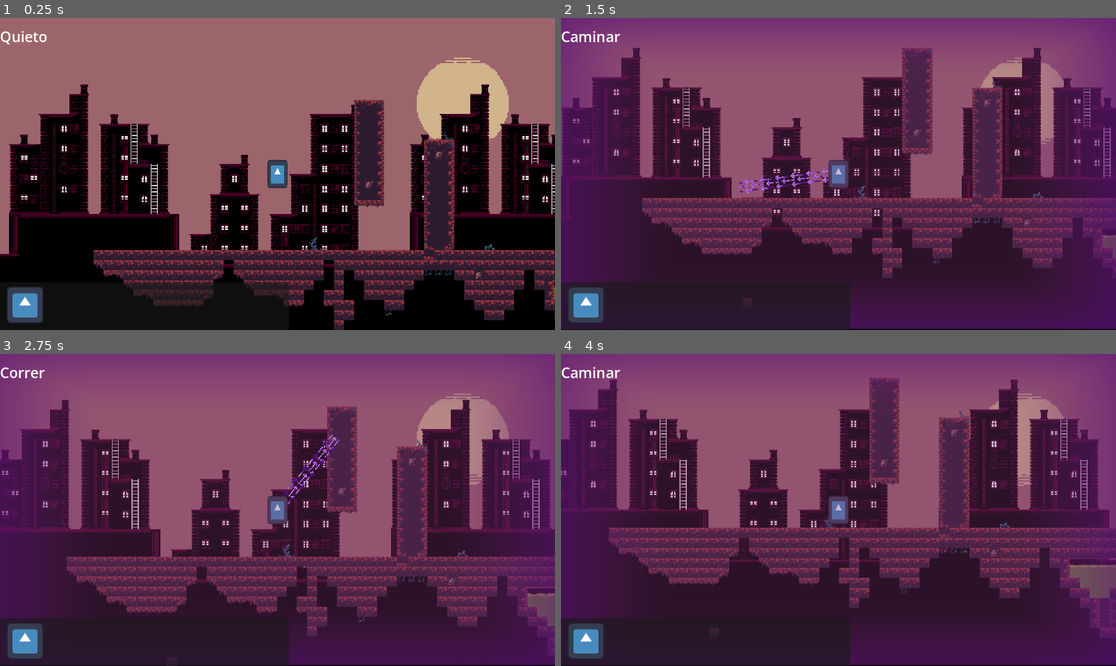
Above: before the commit, frames 1-4 (two rows, left to right).
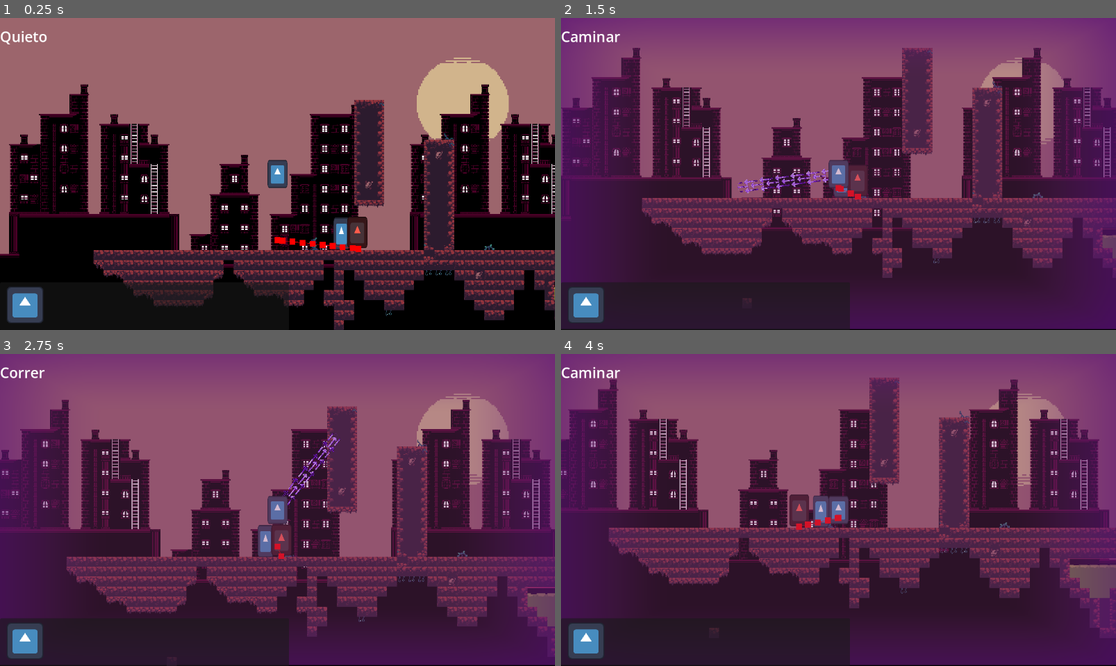
Above: after the commit, the same moments.

Repository: Proyecto-Carpincho/Proyecto-Carpincho
Game: Godot game, scene res://Scenes/main.tscn
The game is run twice, just before and just after one commit, with the same random seed, the same clock (stepped at 60 frames per second) and the same inputs. The engine's default icon, where the game draws it, is replaced by a stand-in: a white triangle on a blue panel in a dark square.
Inputs (mouse positions are in pixels of both pictures, inside the frame that each line leads up to):
- Up to frame 1 (0.25 s): no input
- Up to frame 2 (1.5 s): move the mouse to (960, 158) at 0.52 s; hold D (Move Right) from 0.53 s (still down); tap Ctrl (Bullet Time) at 0.6 s; tap Space (Jump) at 0.77 s; move the mouse to (727, 189) at 1.27 s; right-click (727, 189) at 1.35 s
- Up to frame 3 (2.75 s): tap Space (Jump) at 1.52 s; move the mouse to (333, 441) at 2.02 s; release D (Move Right) at 2.03 s; hold A (Move Left) from 2.03 s (still down); hold Shift (Run) from 2.03 s (still down)
- Up to frame 4 (4 s): move the mouse to (810, 572) at 2.77 s; release A (Move Left) at 2.78 s; release Shift (Run) at 2.78 s; hold D (Move Right) from 2.78 s (still down); tap Ctrl (Bullet Time) at 2.85 s; tap Space (Jump) at 3.02, 3.77 s; move the mouse to (1005, 556) at 3.52 s; right-click (1005, 556) at 3.6 s

The runs differ from the first frame. In frame 1, 0.8% of the frame differs, in the area x 49-67%, y 63-76%; in frame 2, 0.4%; in frame 3, 0.6%; in frame 4, 0.7%.

Commit message:
Cambios en Enemigo blindado
· El enemigo ahora sigue al jugador
· Los enemigos por ahora no pueden escalar muros, esto es un error y sera arreglado.
· test_em es simplemente para probar cosas.

Diff:
--- a/Scenes/Enemigo blindado.tscn
+++ b/Scenes/Enemigo blindado.tscn
@@ -13,25 +13,25 @@
 [sub_resource type="CircleShape2D" id="CircleShape2D_8s8li"]
 radius = 341.119
 
-[node name="Enemigo" type="CharacterBody2D"]
+[node name="EnemigoBlindado" type="CharacterBody2D"]
 collision_layer = 4
 wall_min_slide_angle = 0.0
+floor_block_on_wall = false
 script = ExtResource("1_p2sjk")
 
 [node name="Escudo" type="StaticBody2D" parent="."]
-position = Vector2(0, -26)
+position = Vector2(30, -25)
 scale = Vector2(0.251518, 0.394352)
 collision_layer = 4
 collision_mask = 0
 
-[node name="CollisionShape2D" type="CollisionShape2D" parent="Escudo"]
-position = Vector2(180, 0)
+[node name="escudoColl" type="CollisionShape2D" parent="Escudo"]
+position = Vector2(-0.901627, 1.2679)
 rotation = 1.5708
 shape = SubResource("RectangleShape2D_4qtsd")
-one_way_collision = true
 
 [node name="Icon2" type="Sprite2D" parent="Escudo"]
-position = Vector2(198.793, 0)
+position = Vector2(17.8914, 1.2679)
 scale = Vector2(0.776535, 1.01036)
 texture = ExtResource("2_qws2e")
 
@@ -41,7 +41,7 @@
 scale = Vector2(0.251518, 0.394352)
 texture = ExtResource("2_qws2e")
 
-[node name="CollisionShape2D" type="CollisionShape2D" parent="."]
+[node name="enemyColl" type="CollisionShape2D" parent="."]
 position = Vector2(0, -26)
 rotation = 3.14159
 shape = SubResource("CapsuleShape2D_4qtsd")
--- a/Scenes/main.tscn
+++ b/Scenes/main.tscn
@@ -1,9 +1,10 @@
-[gd_scene load_steps=12 format=4 uid="uid://cy84g5jb5i82l"]
-
-[ext_resource type="Texture2D" uid="uid://brpj3c85xngah" path="res://Sprites/Wasteland-Files.png" id="1_h2yge"]
-[ext_resource type="Texture2D" uid="uid://nw076mgo6ocp" path="res://Sprites/Wasteland_Sky.png" id="1_ig7tw"]
-[ext_resource type="Texture2D" uid="uid://dpd222nvw6jnk" path="res://Sprites/Tile set prueba.png" id="2_lquwl"]
+[gd_scene load_steps=13 format=4 uid="uid://cy84g5jb5i82l"]
+
+[ext_resource type="Texture2D" uid="uid://fowm0tenege7" path="res://Sprites/Wasteland-Files.png" id="1_h2yge"]
+[ext_resource type="Texture2D" uid="uid://c481bs28p3l84" path="res://Sprites/Wasteland_Sky.png" id="1_ig7tw"]
+[ext_resource type="Texture2D" uid="uid://bwy8mw68hmuas" path="res://Sprites/Tile set prueba.png" id="2_lquwl"]
 [ext_resource type="PackedScene" uid="uid://cjmre3cjowgo6" path="res://Scenes/Character.tscn" id="3_h2yge"]
+[ext_resource type="PackedScene" uid="uid://113aa7y7fmak" path="res://Scenes/Enemigo blindado.tscn" id="5_kry3j"]
 
 [sub_resource type="TileSetAtlasSource" id="TileSetAtlasSource_7mycd"]
 texture = ExtResource("2_lquwl")
@@ -263,8 +264,12 @@
 maxRunVelocity = 250.0
 extraJump = 1
 velocityJump = -275.0
-jumpMultiplyBoosted = 1.5
+jumpMultiplyBoosted = 1.15
 wallVelocity = -7500.0
 buTimeIsActive = true
 bulletTimesec = 2.0
 Cooldown = 1.5
+
+[node name="Enemigo" parent="." node_paths=PackedStringArray("Jugador") instance=ExtResource("5_kry3j")]
+position = Vector2(176, -19)
+Jugador = NodePath("../Jugador")
--- /dev/null
+++ b/Scenes/testEm.tscn
@@ -0,0 +1,20 @@
+[gd_scene load_steps=4 format=3 uid="uid://bnmgqe0posbhv"]
+
+[ext_resource type="Script" uid="uid://c0hoop61ucisf" path="res://Scripts/test_em.gd" id="1_587t4"]
+[ext_resource type="Texture2D" uid="uid://b6kauwett0agh" path="res://icon.svg" id="2_x7oh7"]
+
+[sub_resource type="CapsuleShape2D" id="CapsuleShape2D_5apyr"]
+
+[node name="TestEm" type="CharacterBody2D"]
+script = ExtResource("1_587t4")
+metadata/_custom_type_script = "uid://kw24a4n5q47"
+
+[node name="Icon" type="Sprite2D" parent="."]
+position = Vector2(-5.96046e-08, 0)
+scale = Vector2(0.078125, 0.234375)
+texture = ExtResource("2_x7oh7")
+
+[node name="CollisionShape2D" type="CollisionShape2D" parent="."]
+shape = SubResource("CapsuleShape2D_5apyr")
+
+[node name="NavigationAgent2D" type="NavigationAgent2D" parent="."]
--- a/Scripts/enemigo.gd
+++ b/Scripts/enemigo.gd
@@ -7,7 +7,6 @@
 @onready var Navegacion:NavigationAgent2D = $NavigationAgent2D
 
 func _physics_process(delta: float) -> void:
-
 	Moviminento()
 	Gravedad(delta)
 	Escudo()
@@ -17,26 +16,35 @@
 	move_and_slide()
 
 func Escudo():
-	var elEscudoVe:int = 1 if get_node("Escudo").rotation == 0 else -1
-	var VistaPersonaje:int =1 if abs(get_node("VisionPersonaje").rotation) < 1.5 else -1
-	if velocity.normalized().x !=0:
-		if velocity.normalized().x < 0 and VistaPersonaje < 0:
-			get_node("Escudo").rotation_degrees = 180
-		elif VistaPersonaje > 0:
-			get_node("Escudo").rotation_degrees = 0
+	if velocity.x != 0:
+		if velocity.x < 0 && $Escudo.global_position.x > 0:
+			$Escudo.position.x = -30
+		elif velocity.x > 0 && $Escudo.global_position.x < 0:
+			$Escudo.position.x = 30
+
+	# TODO ¿Que hace "vistaPersonaje"?
+	#var elEscudoVe:int = 1 if get_node("Escudo").rotation == 0 else -1
+	#var VistaPersonaje:int =1 if abs(get_node("VisionPersonaje").rotation) < 1.5 else -1
+	#if velocity.normalized().x !=0:
+		#if velocity.normalized().x < 0 and VistaPersonaje < 0:
+			#$Escudo.position.x *= -1
+		#elif VistaPersonaje > 0:
+			#get_node("Escudo").rotation_degrees = 0
 
 func Moviminento():
-	var auxPathPosicion:Vector2=Navegacion.get_next_path_position()
 	var DistanciaAlJugador:float = Jugador.global_position.distance_to(global_position)
+	Navegacion.target_position = Jugador.global_position
+	var direccion:Vector2 = (Navegacion.get_next_path_position() - global_position).normalized()
 	#Comprobacion Si esta o muy cerca o muy lejos del jugaodor para moverse (para que no paresca que este hujendole pues)
 	if (DistanciaAlJugador < 78 or DistanciaAlJugador > 100) or get_node("Tiempo Recalcular Movimiento").is_stopped():
-		velocity.x = global_position.direction_to(auxPathPosicion).normalized().x * SPEED
+		velocity = direccion * SPEED
 	else:
 		velocity.x = 0.0
 	if is_on_wall():
-		var VelocidadEscalar = global_position.direction_to(auxPathPosicion).normalized().y * SPEED
-		VelocidadEscalar = VelocidadEscalar if abs(VelocidadEscalar) > 50 else 50 * VelocidadEscalar/abs(VelocidadEscalar)
-		velocity.y = VelocidadEscalar
+		#TODO agregar escalar muros
+		velocity.y = 100
+	else:
+		velocity.y = 0
 
 func Gravedad(delta):
 	var auxGravedad = get_gravity()
--- /dev/null
+++ b/Scripts/test_em.gd
@@ -0,0 +1,19 @@
+extends CentralEnemigo
+
+
+const SPEED = 300.0
+const JUMP_VELOCITY = -400.0
+@onready var nav:NavigationAgent2D = $NavigationAgent2D
+
+func _physics_process(delta: float) -> void:
+	var direction:Vector2
+	# Add the gravity.
+	if not is_on_floor():
+		velocity += get_gravity() * delta
+	nav.target_position = Jugador.global_position
+
+	direction = (nav.get_next_path_position() - global_position).normalized()
+	print(direction)
+	velocity = velocity.lerp(direction * SPEED, 5 * delta)
+
+	move_and_slide()
Not shown, added: Scripts/test_em.gd.uid
